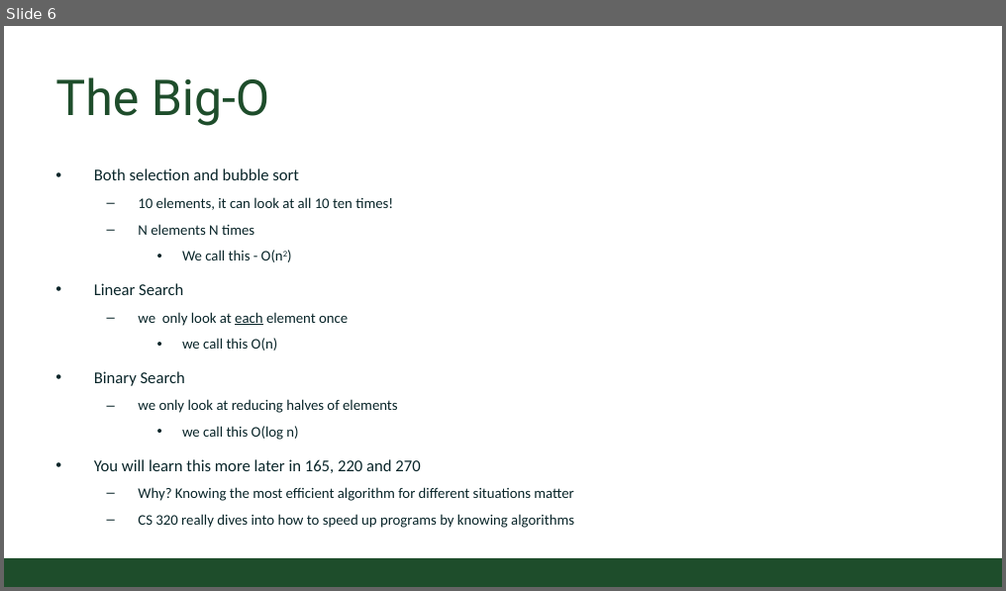
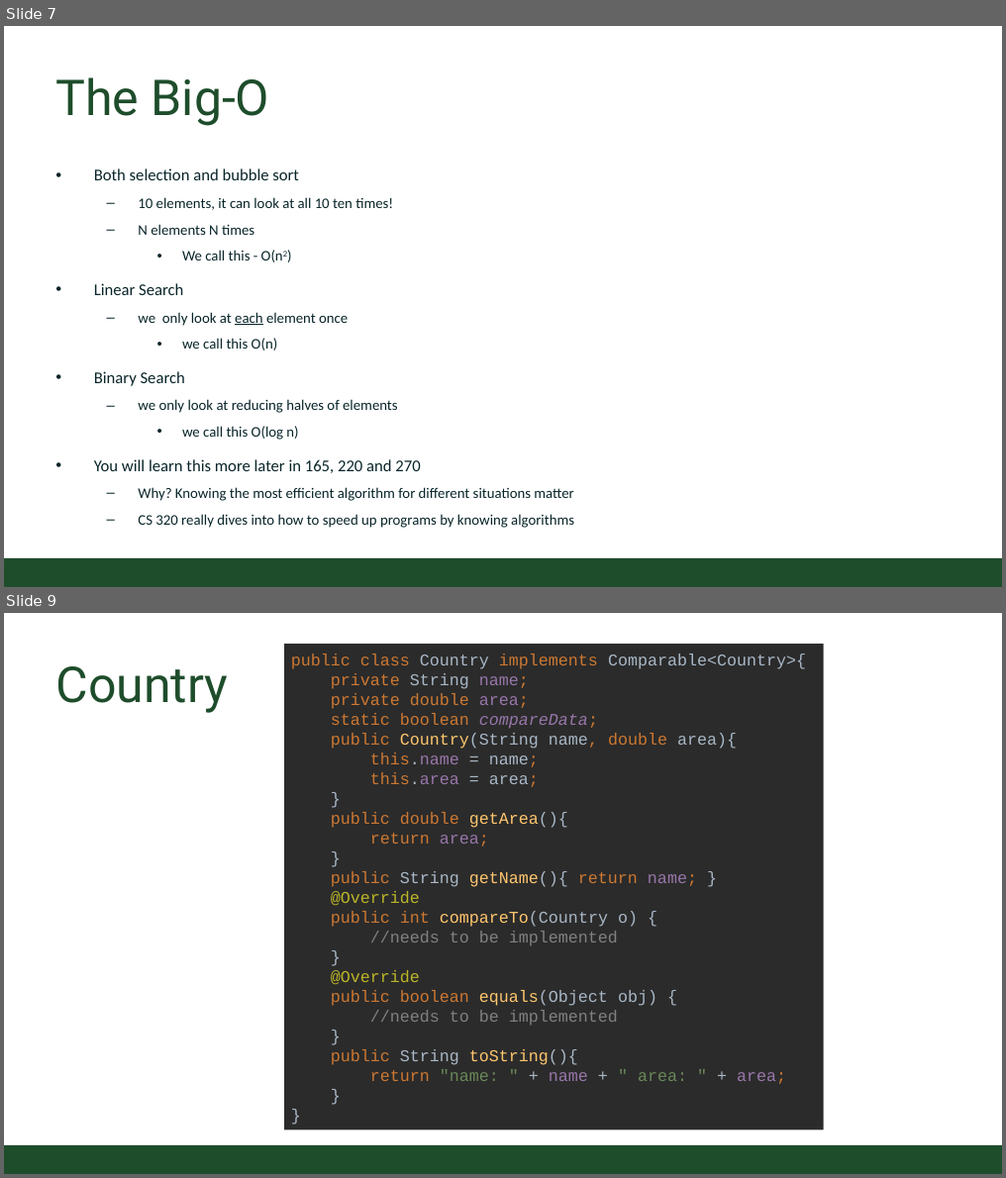
Before and after one commit to CSU-CompSci-CS163-4/Handouts, a slide deck: slides/On-Campus/14_02_SearchingAndSorting.pptx. Shown one above the other, each under a label of ours: slide 6 before the commit, slides 7 and 9 after it; the slides between them are not shown. The pictures are 1006x591 and 1006x1178 pixels, drawn with LibreOffice and Linux fonts; fonts in the diff are those of the drawing; background and template pictures are left out. Boxes give left, top, right and bottom in pixels: in the first picture for what was removed or moved away, otherwise in the second. Text is boxed around its words. In the diff, an @@ line names an element or a change of style, - is before the commit and + after.

```diff
--- a/slides/On-Campus/14_02_SearchingAndSorting.pptx
+++ b/slides/On-Campus/14_02_SearchingAndSorting.pptx
@@ slide 9 added at [4,613,1002,1174], background #FFFFFF; not listed: 1 template element that a slide beside it also shows @@
@@ title added at [55,666,228,713], 54 pt, text #1E4D2B @@
+Country
@@ rectangle added at [284,644,823,1130], fill #2B2B2B, 18 pt, text #CC7832 @@
+public class Country implements Comparable<Country>{
+private String name;
+private double area;
+static boolean compareData;
+public Country(String name, double area){
+this.name = name;
+this.area = area;
+}
+public double getArea(){
+return area;
+}
+public String getName(){ return name; }
+@Override
+public int compareTo(Country o) {
+//needs to be implemented
+}
+@Override
+public boolean equals(Object obj) {
+//needs to be implemented
+}
+public String toString(){
+return "name: " + name + " area: " + area;
+}
+}
@@ what was slide 6 is now slide 7 @@
```
Also in this commit, not shown: 1 slide changed, 3 other slides added.
